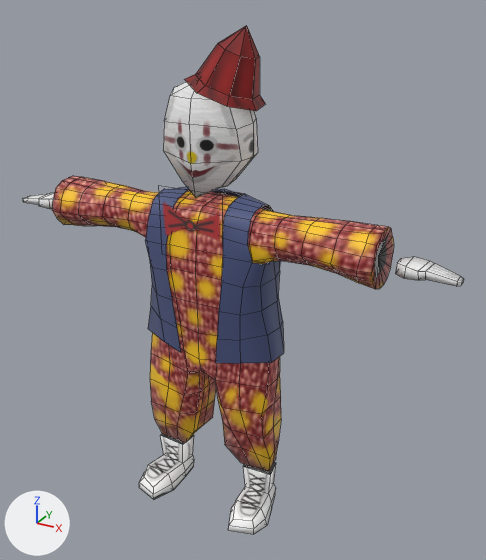
Renders of the Blender file Models/clown_puppet/clown_puppet.blend from each side of a commit.
One viewpoint serves both versions: a camera (50 mm lens) standing at (0.913, -1.464, 1.485) and looking at (0.077, 0.056, 0.725). The axes (+X, +Y, +Z) are drawn at lower left. The lights are the same throughout. Mesh edges are drawn as thin lines.

Script lines for the objects in view, before the commit:
```python
me_mesh = bpy.data.meshes.new('Mesh')
me_mesh.from_pydata(...)  # 731 vertices, 706 faces; spans x -0.675..0.675, y -0.141..0.143, z 0.003..1.396
me_mesh.materials.append(mat_clownpuppetmaterial)  # picture img_clown_puppet_uv_png
ob_clownpuppet = bpy.data.objects.new('ClownPuppet', me_mesh)
ob_clownpuppet.location = (0.0, 0.0, 0.0)
ob_clownpuppet.visible_shadow = False
```
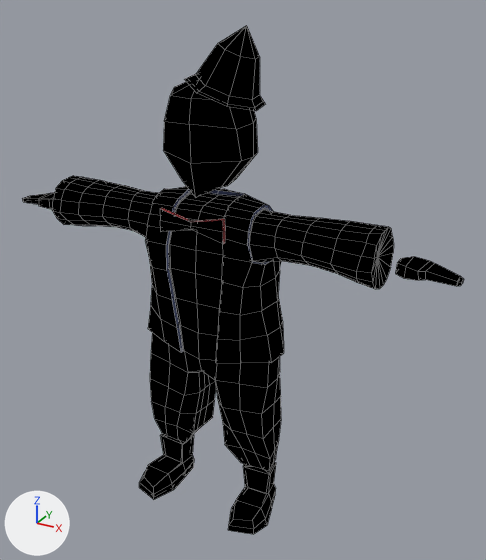
Commit message: minor update to clown puppet model

Boxes (x1, y1, x2, y2) around the edits, measured in the pictures (486 x 560 px):
'ClownPuppet', reshaped, modifiers changed, surface changed
    both: (22, 26, 464, 534)
part 1 of me_mesh, rebuilt
    before: (163, 203, 220, 241)
    after: (160, 208, 225, 244)

What changed in the scene script:
```text
Add mat_material:
    mat_material = bpy.data.materials.new('Material')
    mat_material.use_nodes = True; mat_material.node_tree.nodes.clear()
    _N = mat_material.node_tree.nodes; _L = mat_material.node_tree.links
    n0 = _N.new('ShaderNodeOutputMaterial'); n0.name = 'Material Output'
    n1 = _N.new('ShaderNodeBsdfToon'); n1.name = 'Toon BSDF'
    n1.inputs[0].default_value = (0.0, 0.0, 0.0, 1.0)  # 'Color', black #000000
    _L.new(n1.outputs[0], n0.inputs[0])  # 'BSDF' to 'Surface'
Change me_mesh:
    used by ob_clownpuppet; location = (0.0, 0.0, 0.0)
    remove me_mesh.from_pydata(...)  # 731 vertices, 706 faces; spans x -0.675..0.675, y -0.141..0.143, z 0.003..1.396
    add me_mesh.from_pydata(...)  # 736 vertices, 709 faces; spans x -0.675..0.675, y -0.141..0.143, z 0.003..1.396
    me_mesh part 1: the loose piece of 4 vertices spanning x -0.096..0.096, y -0.083, z 0.818..1.01 is rebuilt with 9 vertices and now spans x -0.096..0.096, y -0.083, z 0.882..0.946
    add me_mesh.materials.append(mat_material)
Change ob_clownpuppet:
    remove ob_clownpuppet.visible_shadow = False
    add _m = ob_clownpuppet.modifiers.new('Solidify', 'SOLIDIFY')
    add _m.material_offset = 1
    add _m.use_flip_normals = True
```
